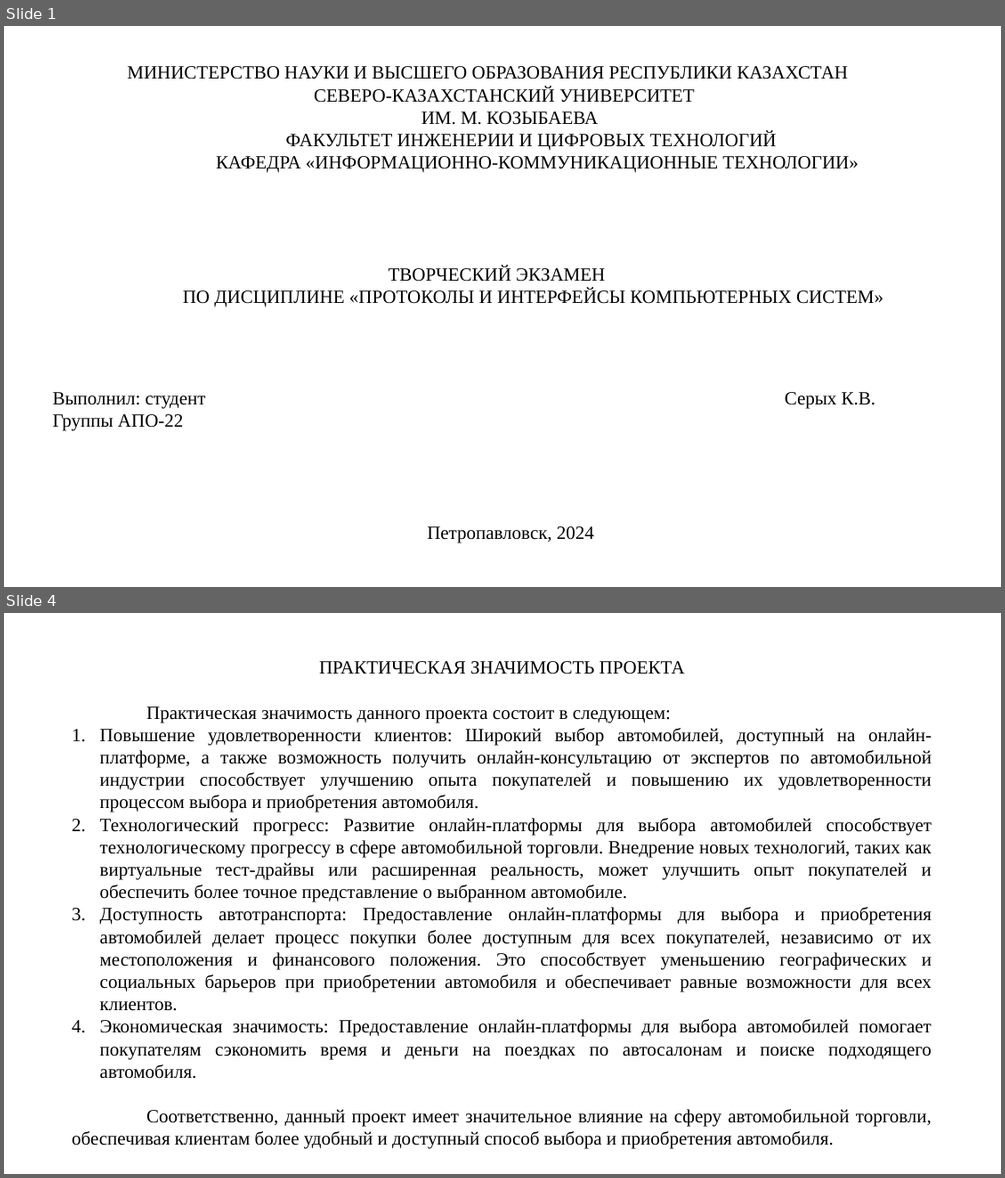
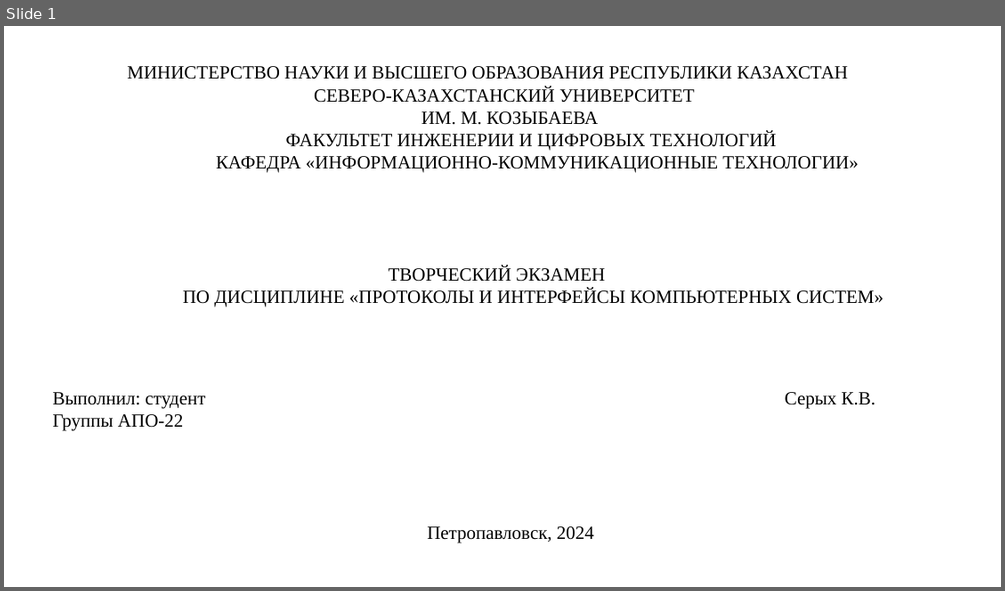
Before and after one commit to Red-student/Red_student, a slide deck: Модуль5_Серых.pptx. Shown one above the other, each under a label of ours: slides 1 and 4 before the commit, slide 1 after it; the slides between them are not shown. The pictures are 1005x1178 and 1005x591 pixels, drawn with LibreOffice and Linux fonts; fonts in the diff are those of the drawing. Boxes give left, top, right and bottom in pixels: in the first picture for what was removed or moved away, otherwise in the second. Text is boxed around its words. In the diff, an @@ line names an element or a change of style, - is before the commit and + after.

```diff
--- a/Модуль5_Серых.pptx
+++ b/Модуль5_Серых.pptx
@@ slide 4 removed at (4,613,1001,1174), background #FFFFFF @@
@@ text removed at (72,661,931,1149) @@
-ПРАКТИЧЕСКАЯ ЗНАЧИМОСТЬ ПРОЕКТА
-Практическая значимость данного проекта состоит в следующем:
-1. Повышение удовлетворенности клиентов: Широкий выбор автомобилей, доступный на онлайн-платформе, а также возможность получить онлайн-консультацию от экспертов по автомобильной индустрии способствует улучшению опыта покупателей и повышению их удовлетворенности процессом выбора и приобретения автомобиля.
-2. Технологический прогресс: Развитие онлайн-платформы для выбора автомобилей способствует технологическому прогрессу в сфере автомобильной торговли. Внедрение новых технологий, таких как виртуальные тест-драйвы или расширенная реальность, может улучшить опыт покупателей и обеспечить более точное представление о выбранном автомобиле.
-3. Доступность автотранспорта: Предоставление онлайн-платформы для выбора и приобретения автомобилей делает процесс покупки более доступным для всех покупателей, независимо от их местоположения и финансового положения. Это способствует уменьшению географических и социальных барьеров при приобретении автомобиля и обеспечивает равные возможности для всех клиентов.
-4. Экономическая значимость: Предоставление онлайн-платформы для выбора автомобилей помогает покупателям сэкономить время и деньги на поездках по автосалонам и поиске подходящего автомобиля.
-Соответственно, данный проект имеет значительное влияние на сферу автомобильной торговли, обеспечивая клиентам более удобный и доступный способ выбора и приобретения автомобиля.
```
Also in this commit, not shown: 7 slides changed, 7 slides added, 3 other slides removed, 30 other files.
